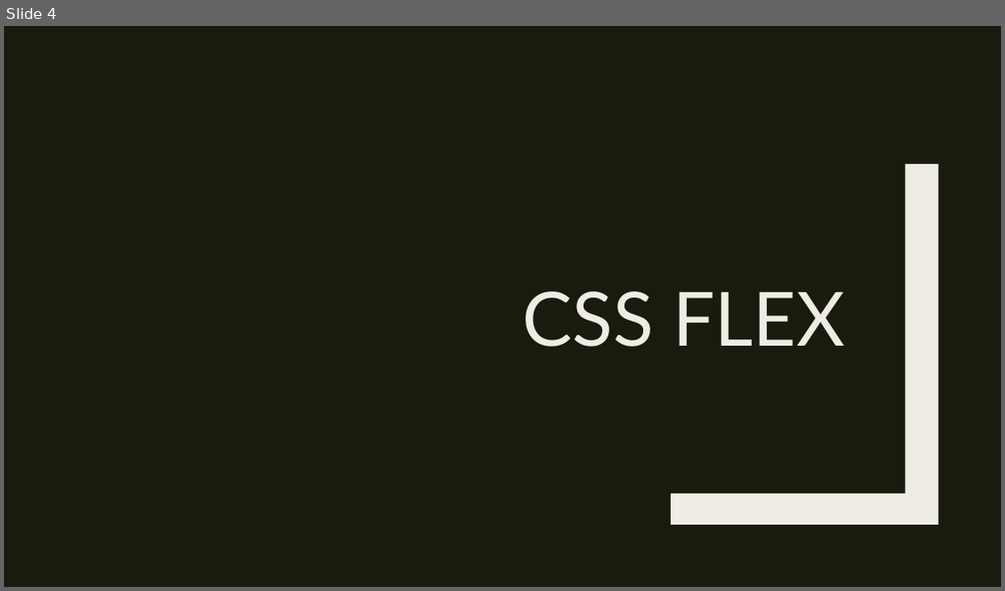
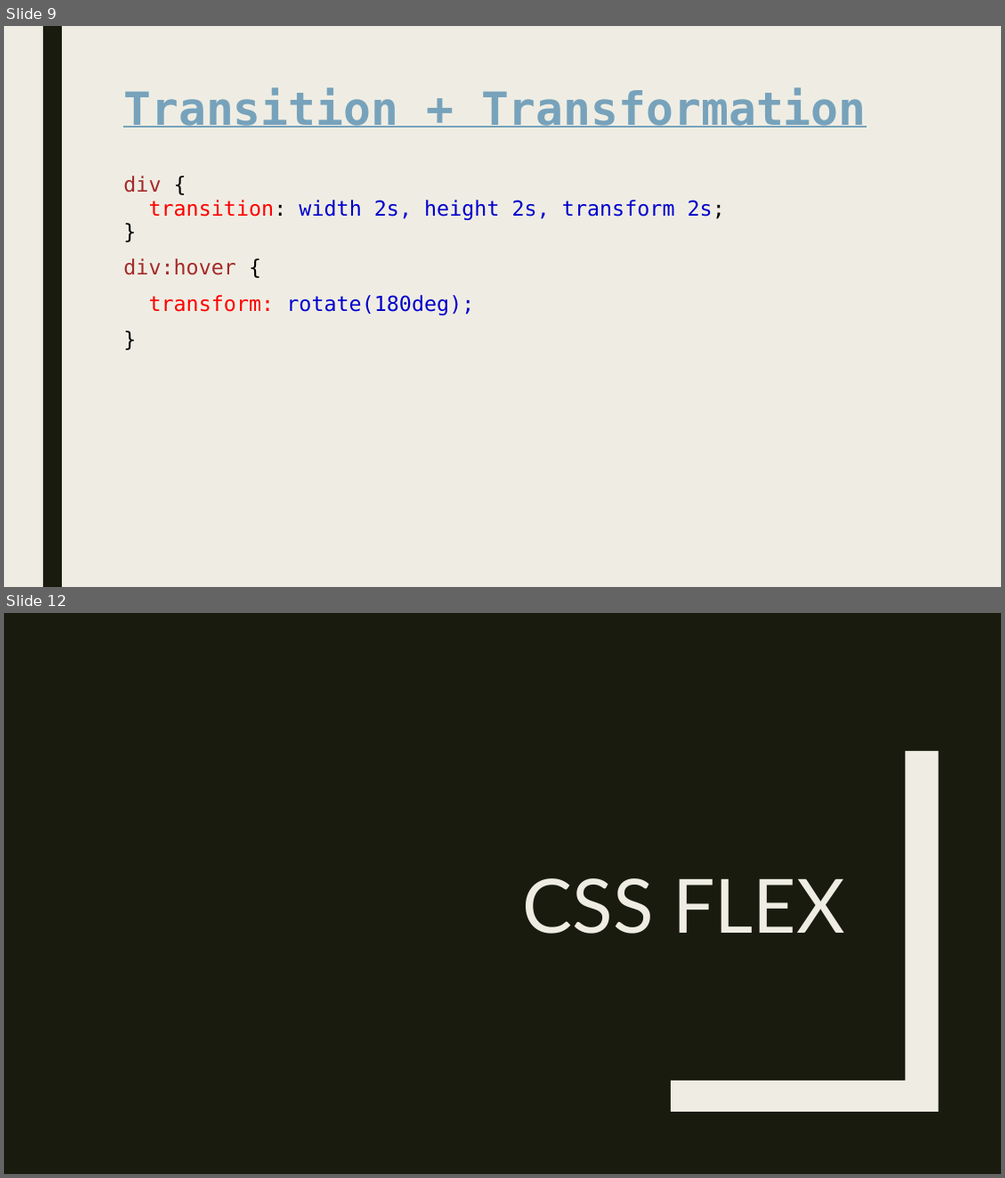
Before and after one commit to Alicexdcw/FrontEndTutorial, a slide deck: sidle-project-porfit.pptx. Shown one above the other, each under a label of ours: slide 4 before the commit, slides 9 and 12 after it; the slides between them are not shown. The pictures are 1005x591 and 1005x1178 pixels, drawn with LibreOffice and Linux fonts; fonts in the diff are those of the drawing. Boxes give left, top, right and bottom in pixels: in the first picture for what was removed or moved away, otherwise in the second. Text is boxed around its words. In the diff, an @@ line names an element or a change of style, - is before the commit and + after.

```diff
--- a/sidle-project-porfit.pptx
+++ b/sidle-project-porfit.pptx
@@ slide 9 added at (x1=4, y1=26, x2=1001, y2=587), background #EFEDE3 @@
@@ rectangle added at (x1=43, y1=26, x2=62, y2=587), fill #191B0E @@
@@ title added at (x1=123, y1=87, x2=866, y2=127), 44 pt, text #77A2BB, bold, underline @@
+Transition + Transformation
@@ text added at (x1=123, y1=176, x2=725, y2=315), 20 pt, text #0000CD @@
+div {
+transition: width 2s, height 2s, transform 2s;
+}
+div:hover {
+transform: rotate(180deg);
+}
@@ what was slide 4 is now slide 12 @@
```
Also in this commit, not shown: 6 slides changed, 13 other slides added.
